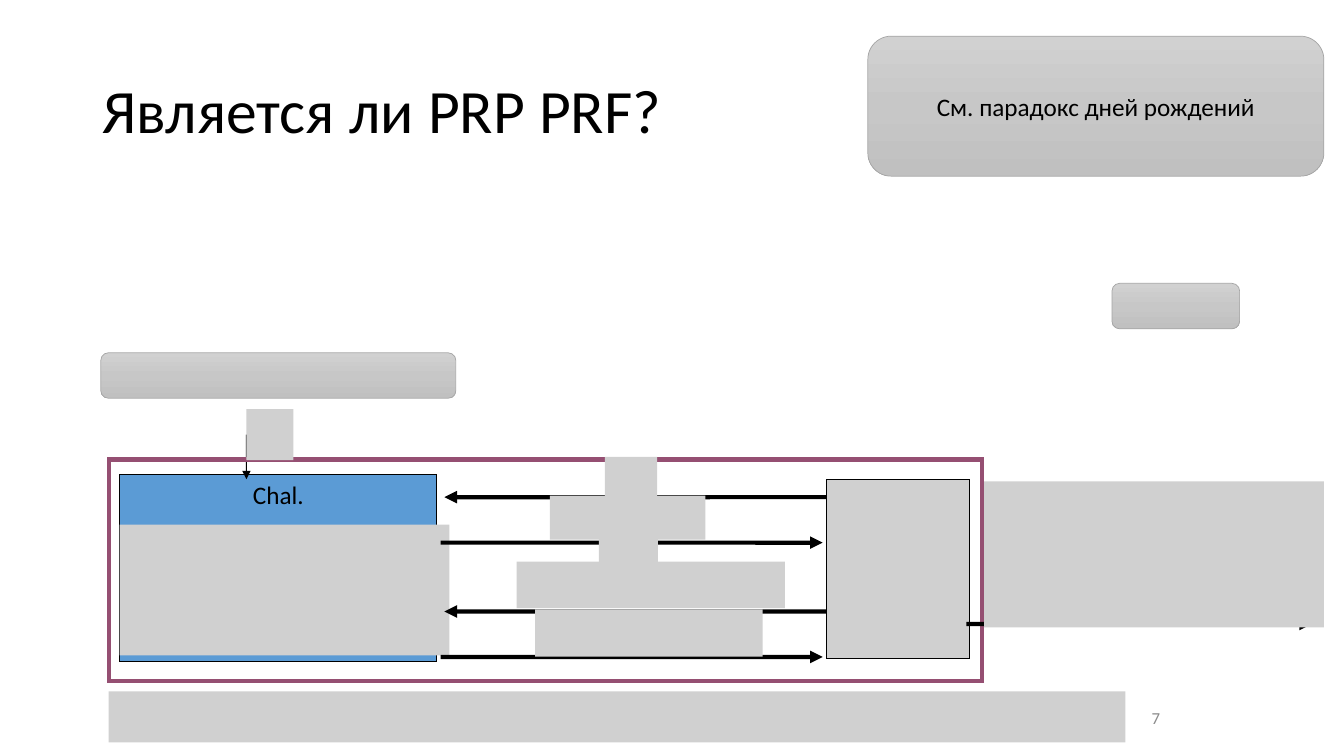
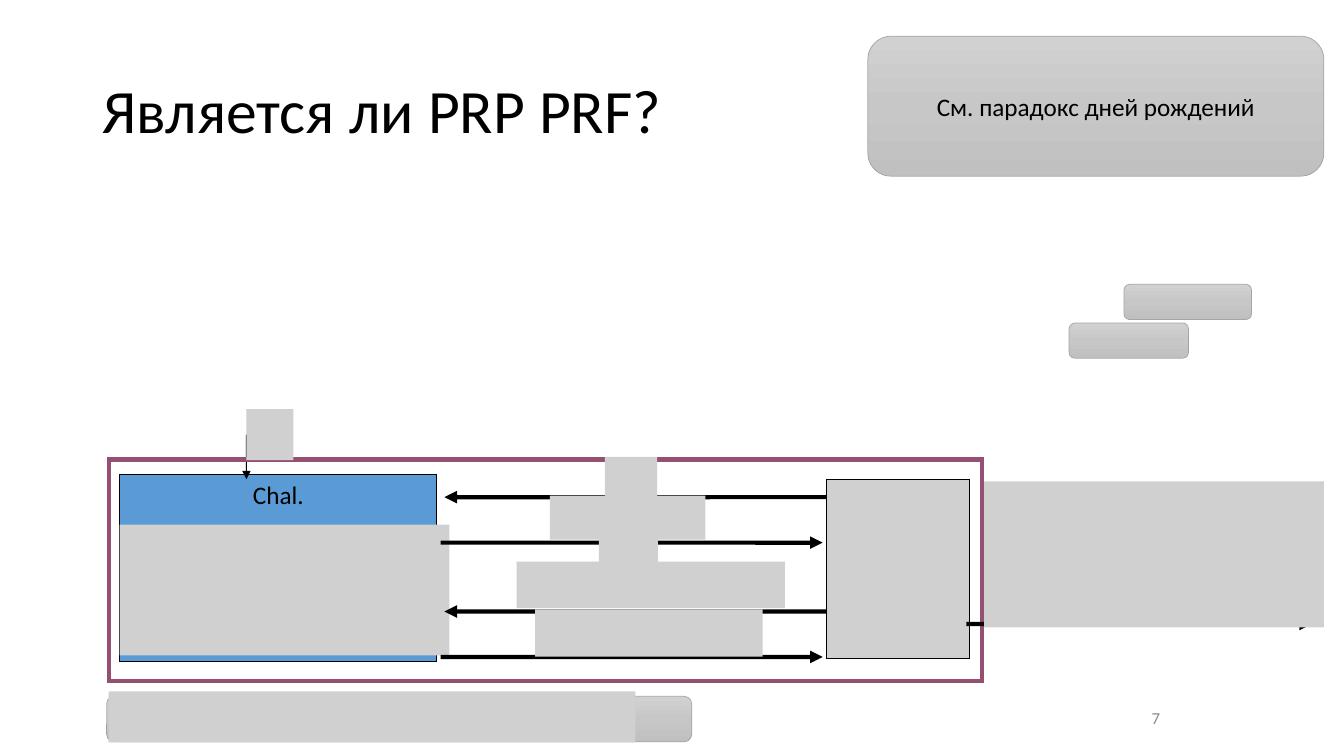
Before and after one commit to CryptoCourse/CryptoLectures, a slide deck: slide 7 of Lectures/Lecture6.pptx. Drawn at 1344x756 pixels with LibreOffice and Linux fonts; fonts in the diff are those of the drawing; grey boxes stand for pictures. Boxes give left, top, right and bottom in pixels: in the first picture for what was removed or moved away, otherwise in the second. Text is boxed around its words. In the diff, an @@ line names an element or a change of style, - is before the commit and + after.

Commit message:
lecture update

```diff
--- a/Lectures/Lecture6.pptx
+++ b/Lectures/Lecture6.pptx
@@ rounded rectangle: place and size @@
-rounded rectangle at (1112, 283, 1240, 329)
+rounded rectangle at (1124, 284, 1252, 320)
@@ rounded rectangle: place and size @@
-rounded rectangle at (101, 353, 456, 398)
+rounded rectangle at (1070, 323, 1190, 358)
@@ rounded rectangle: place and size @@
-rounded rectangle at (733, 693, 1089, 738)
+rounded rectangle at (107, 697, 692, 742)
@@ picture: place and size @@
-picture at (109, 692, 1126, 742)
+picture at (109, 692, 635, 742)
```
Also in this commit, not shown: 2 other slides changed, 3 other files.
